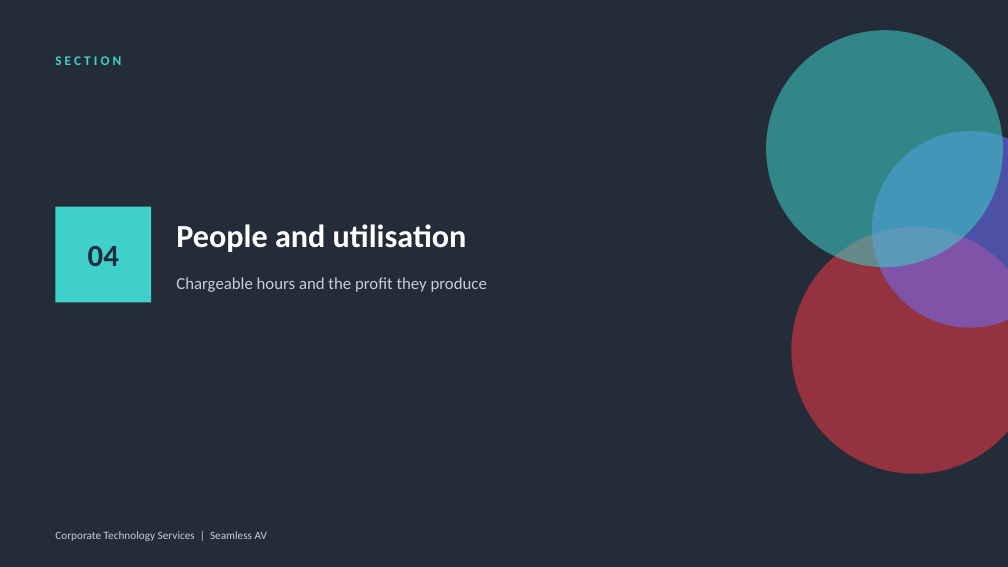
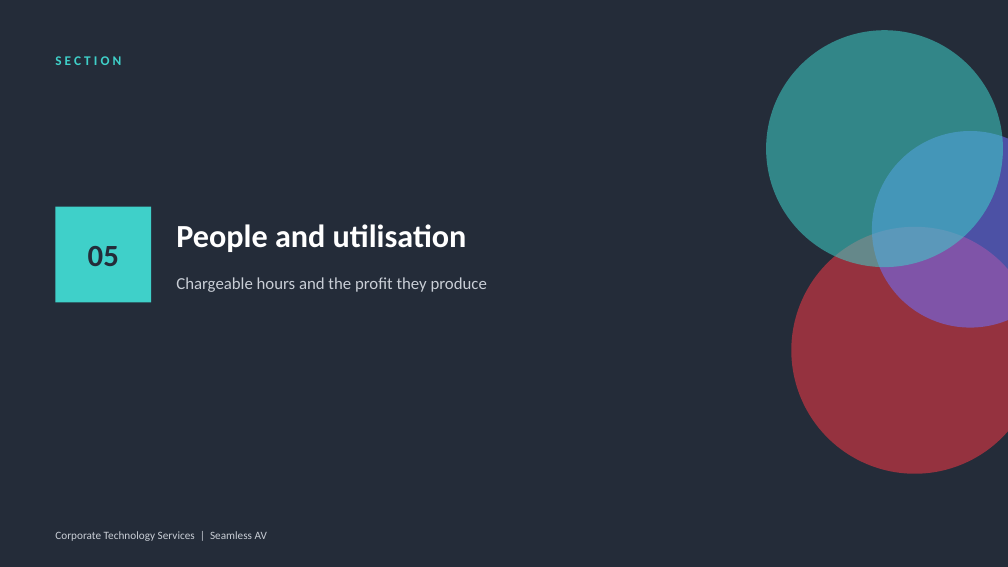
Before and after one commit to WesleyNelson-O33/Claude, a slide deck: slide 34 of deck/CTS Monthly Business Review - 30092026.pptx (slide 33 before the commit). Drawn at 1008x567 pixels with LibreOffice and Linux fonts; fonts in the diff are those of the drawing. Boxes give left, top, right and bottom in pixels: in the first picture for what was removed or moved away, otherwise in the second. Text is boxed around its words. In the diff, an @@ line names an element or a change of style, - is before the commit and + after.

```diff
--- a/deck/CTS Monthly Business Review - 30092026.pptx
+++ b/deck/CTS Monthly Business Review - 30092026.pptx
@@ text at box(88, 246, 119, 266): text changed @@
-04
+05
```
Also in this commit, not shown: 13 other slides changed, 1 slide added, 1 other file.
